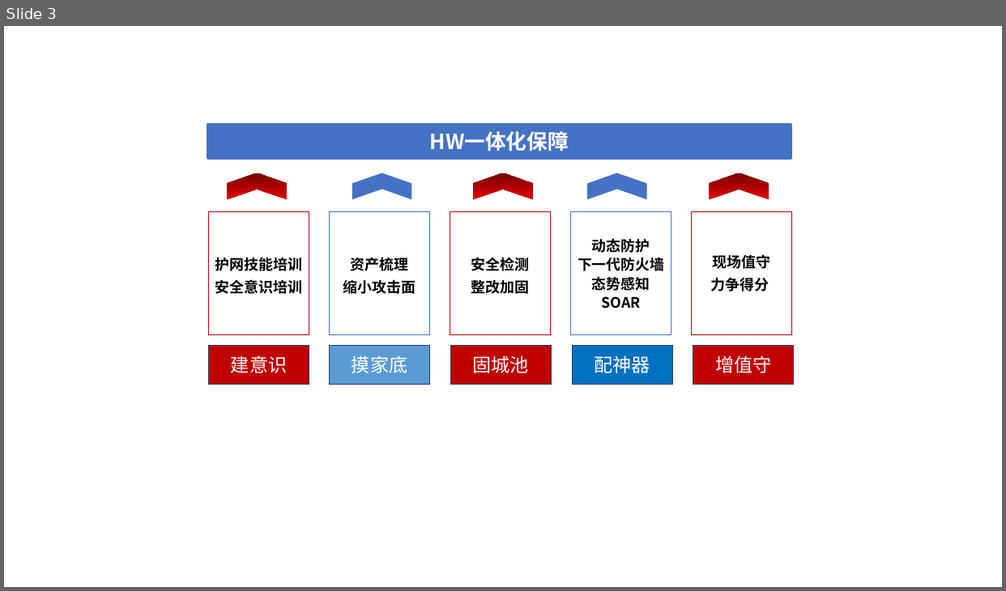
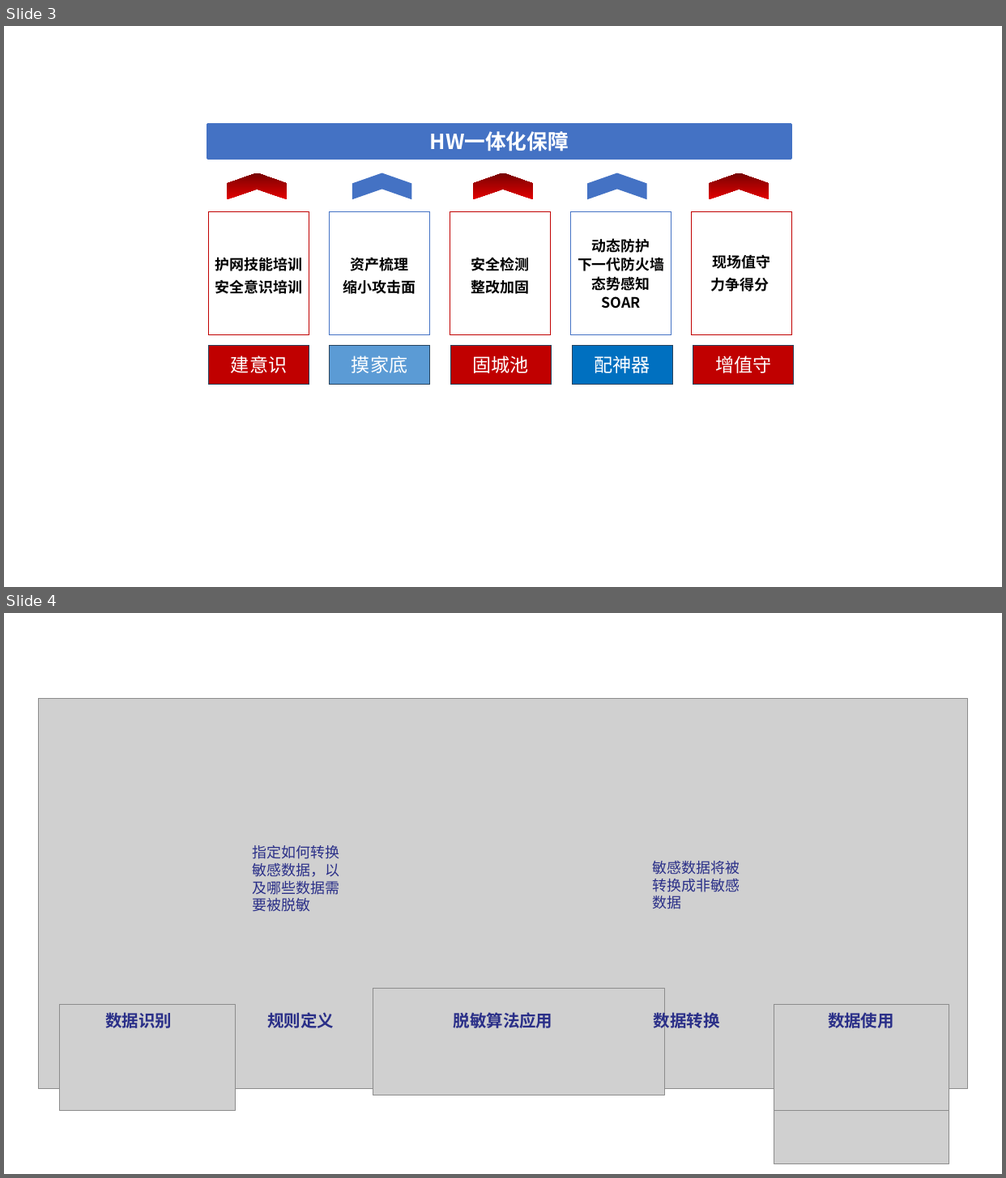
Before and after one commit to xiejava1018/xiejavaimagesrc, a slide deck: images/2024/画图.pptx. Shown one above the other, each under a label of ours: slide 3 before the commit, slides 3 and 4 after it. The pictures are 1006x591 and 1006x1178 pixels, drawn with LibreOffice and Linux fonts; fonts in the diff are those of the drawing; grey boxes stand for pictures. Boxes give left, top, right and bottom in pixels: in the first picture for what was removed or moved away, otherwise in the second. Text is boxed around its words. In the diff, an @@ line names an element or a change of style, - is before the commit and + after.

```diff
--- a/images/2024/画图.pptx
+++ b/images/2024/画图.pptx
@@ slide 4 added at [4,613,1002,1174], background #FFFFFF @@
@@ picture added at [39,698,968,1089] @@
@@ text added at [252,845,339,912], 14 pt, text #2A2F88 @@
+指定如何转换敏感数据，以及哪些数据需要被脱敏
@@ text added at [653,861,740,909], 14 pt, text #2A2F88 @@
+敏感数据将被转换成非敏感数据
@@ picture added at [373,989,665,1096] @@
@@ picture added at [60,1004,236,1112] @@
@@ text added at [106,1012,172,1029], 16 pt, text #2A2F88, bold @@
+数据识别
@@ text added at [267,1012,334,1029], 16 pt, text #2A2F88, bold @@
+规则定义
@@ text added at [454,1012,553,1029], 16 pt, text #2A2F88, bold @@
+脱敏算法应用
@@ text added at [654,1011,720,1032], 16 pt, text #2A2F88, bold @@
+数据转换
@@ picture added at [774,1004,949,1112] @@
@@ text added at [828,1012,894,1029], 16 pt, text #2A2F88, bold @@
+数据使用
@@ picture added at [774,1058,949,1165] @@
```
Also in this commit, not shown: 1 other file.
